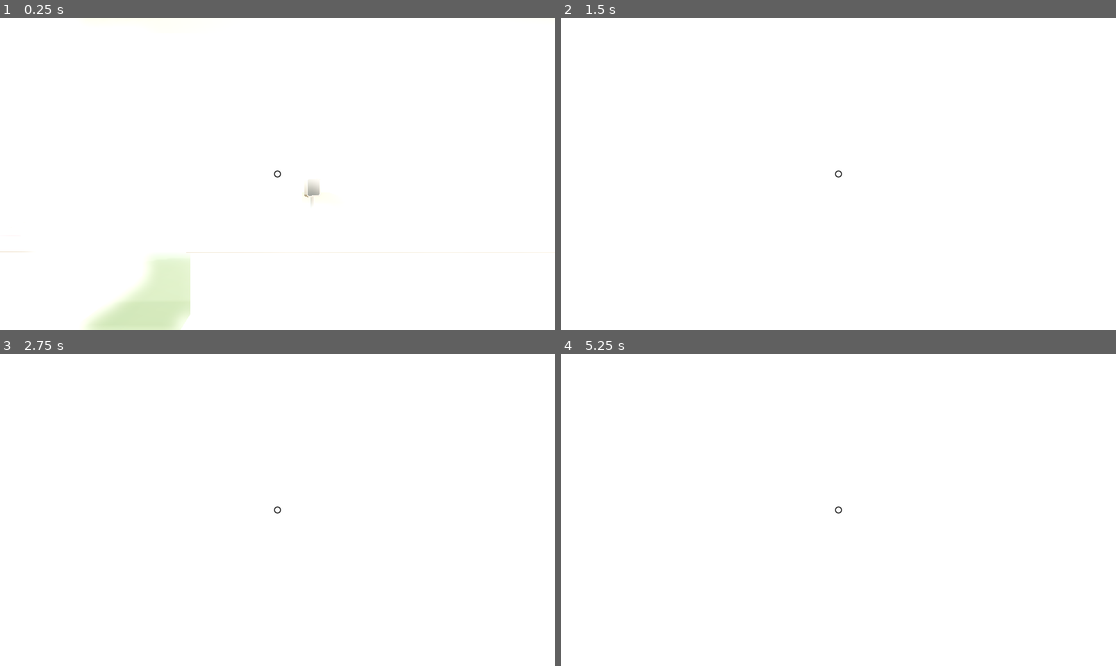
Above: before the commit, frames 1-4 (two rows, left to right).
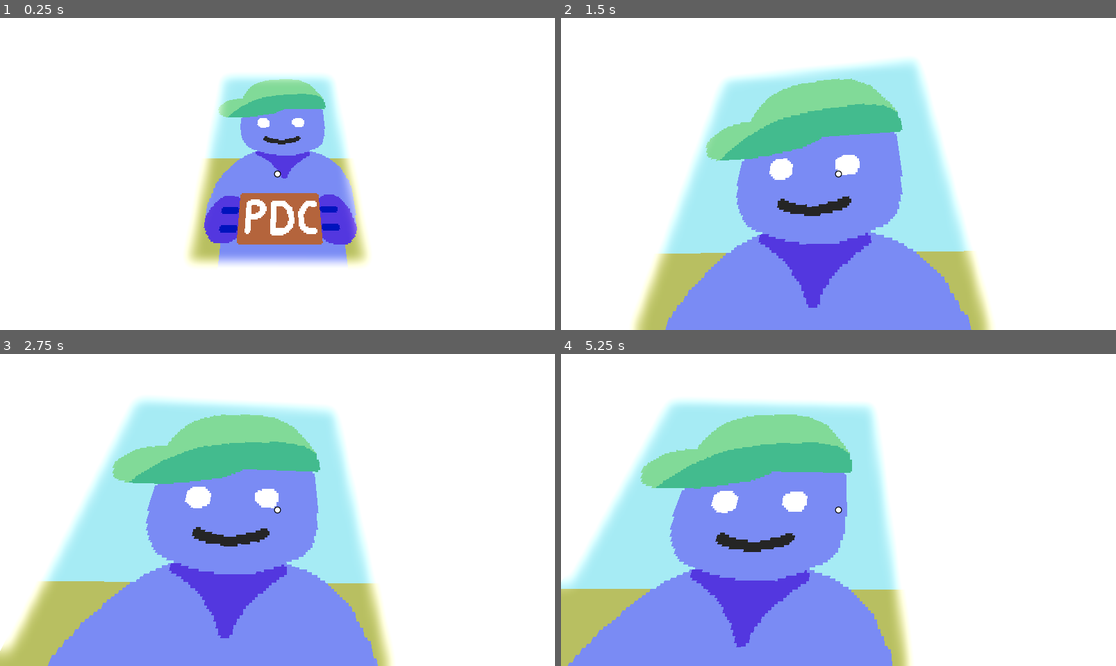
Above: after the commit, the same moments.

Repository: chybby/ldjam53
Game: Godot game, scene res://main.tscn
Same seed, same stepped clock (60 frames per second), same inputs: the game is played once before the commit and once after it.
Inputs (mouse positions are in pixels of both pictures, inside the frame that each line leads up to):
- Up to frame 1 (0.25 s): no input
- Up to frame 2 (1.5 s): tap Enter at 0.5 s; move the mouse to (866, 174) at 0.52 s; press the mouse at (866, 174) at 0.53 s; hold W (move_forward) from 0.53 s (still down); tap Space (jump) at 0.77 s; move the mouse to (810, 174) at 1.27 s; release the mouse at (810, 174) at 1.28 s; tap Mouse wheel up (move_held_item_away) at 1.35 s
- Up to frame 3 (2.75 s): keep holding W (move_forward); tap Space (jump) at 1.52, 2 s; move the mouse to (288, 503) at 2.02 s; hold Mouse wheel down (move_held_item_towards) from 2.03 s (still down)
- Up to frame 4 (5.25 s): keep holding W (move_forward); move the mouse to (832, 516) at 2.77 s; release Mouse wheel down (move_held_item_towards) at 2.78 s; right-click (832, 516) at 2.85 s; tap Space (jump) at 3.02, 3.77, 4.52 s; move the mouse to (877, 513) at 3.52 s; hold Shift (sprint) 3.53-4.28 s; tap Enter at 4.25 s; move the mouse to (794, 506) at 4.27 s; click (794, 506) at 4.35 s; move the mouse to (844, 510) at 5.02 s; hold Mouse wheel up (move_held_item_away) from 5.03 s (still down)

The runs differ from the first frame. In frame 1, 18% of the frame differs, in the area x 0-99%, y 18-100%; in frame 2, 41%; in frame 3, 45%, in the area x 0-71%, y 14-100%; in frame 4, 44%.

Commit message:
start looking at poster

Diff:
--- a/level/level.tscn
+++ b/level/level.tscn
@@ -441,7 +441,7 @@
 transform = Transform3D(1, 0, 0, 0, 1, 0, 0, 0, 1, 12.3249, 2.91175, 11.5786)
 
 [node name="PlayerTutorialSpawnPoint" type="Marker3D" parent="." index="12"]
-transform = Transform3D(-4.37114e-08, 0, -1, 0, 1, 0, 1, 0, -4.37114e-08, -9.17568, 0, -9.25882)
+transform = Transform3D(-4.37114e-08, 0.422618, 0.906308, 0, 0.906308, -0.422618, -1, -1.84732e-08, -3.9616e-08, -9.07199, 0, -7.889)
 
 [node name="PlayerSpawnPoint" type="Marker3D" parent="." index="13"]
 
@@ -537,30 +537,30 @@
 max_distance = 5.0
 panning_strength = 2.47
 
-[node name="ConveyorSound4" type="AudioStreamPlayer3D" parent="." index="26"]
+[node name="LogisticsCorpPoster" type="Sprite3D" parent="." index="26"]
+transform = Transform3D(1, 0, 0, 0, 1, 0, 0, 0, 1, 5.89175, 2.88098, -3.83535)
+texture_filter = 2
+texture = ExtResource("5_m8vho")
+
+[node name="PDCPoster" type="Sprite3D" parent="." index="27"]
+transform = Transform3D(-4.37114e-08, 0, 1, 0, 1, 0, -1, 0, -4.37114e-08, -9.99357, 2.62064, -7.8891)
+texture_filter = 2
+texture = ExtResource("6_68u8j")
+
+[node name="ShipForLessPoster" type="Sprite3D" parent="." index="28"]
+transform = Transform3D(-4.37114e-08, 0, 1, 0.0922142, 0.995739, 4.03081e-09, -0.995739, 0.0922142, -4.35251e-08, -9.95613, 2.95087, 8.27861)
+texture_filter = 2
+texture = ExtResource("7_nyakq")
+
+[node name="ConveyorSound4" type="AudioStreamPlayer3D" parent="." index="29"]
 transform = Transform3D(1, 0, 0, 0, 1, 0, 0, 0, 1, 2.14344, 0.727576, 11.7762)
 stream = ExtResource("4_vpprf")
 autoplay = true
 max_distance = 5.0
 panning_strength = 2.47
 
-[node name="AlarmSound" type="AudioStreamPlayer3D" parent="." index="27"]
+[node name="AlarmSound" type="AudioStreamPlayer3D" parent="." index="30"]
 transform = Transform3D(1, 0, 0, 0, 1, 0, 0, 0, 1, 9.85391, 3.02026, 11.4878)
 stream = ExtResource("5_m3kiu")
 attenuation_model = 1
 panning_strength = 1.51
-
-[node name="LogisticsCorpPoster" type="Sprite3D" parent="." index="26"]
-transform = Transform3D(1, 0, 0, 0, 1, 0, 0, 0, 1, 5.89175, 2.88098, -3.83535)
-texture_filter = 2
-texture = ExtResource("5_m8vho")
-
-[node name="PDCPoster" type="Sprite3D" parent="." index="27"]
-transform = Transform3D(-4.37114e-08, 0, 1, 0, 1, 0, -1, 0, -4.37114e-08, -9.99357, 2.62064, -7.8891)
-texture_filter = 2
-texture = ExtResource("6_68u8j")
-
-[node name="ShipForLessPoster" type="Sprite3D" parent="." index="28"]
-transform = Transform3D(-4.37114e-08, 0, 1, 0.0922142, 0.995739, 4.03081e-09, -0.995739, 0.0922142, -4.35251e-08, -9.95613, 2.95087, 8.27861)
-texture_filter = 2
-texture = ExtResource("7_nyakq")
Not shown: 1 places in customer/customer.tscn that only renumber resources
Not shown: 1 places in customer/speech_bubble.tscn that only renumber resources
Not shown: 1 places in level/level.tscn that only renumber resources
Not shown: 2 places in package/package.tscn that only renumber resources
